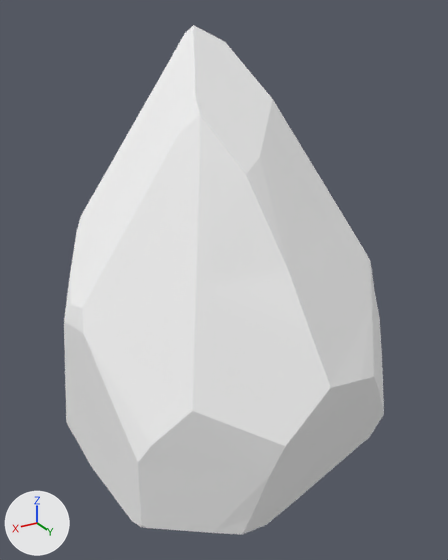
Renders of the glTF model assets/synty/tropical/models/SM_Env_Rock_Spike_01.glb from each side of a commit.
Camera for both pictures: a 50 mm lens placed at (1.66, 2.87, 2.5), pointed at (-0.03, 0.05, 1.09). Arrows for +X, +Y and +Z are at lower left; the lights stay in place.

The first picture shows 'SM_Env_Rock_Spike_01'.
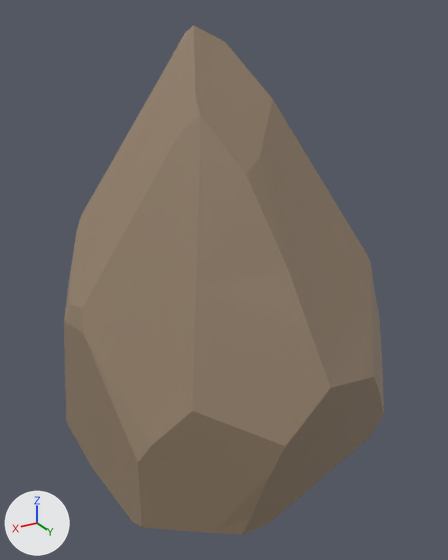
Location of each change, (x1, y1, x2, y2) in pixels of the pictures (448 x 560 px):
'SM_Env_Rock_Spike_01', surface changed (white to brown): (64, 25, 384, 534) in both

The change, as a list of edits to the scene's bpy script:
```text
Add img_polygonnaturebiomes_tropical_texture_01:
    img_polygonnaturebiomes_tropical_texture_01 = load_image('PolygonNatureBiomes_Tropical_Texture_01', '_unpacked/PolygonNatureBiomes_Tropical_Texture_01', 4096, 4096, 'sRGB')
Change mat_nature38:
    remove mat_nature38.base_color = (1.0, 1.0, 1.0)  # white #ffffff
    add mat_nature38.texture = img_polygonnaturebiomes_tropical_texture_01
```
